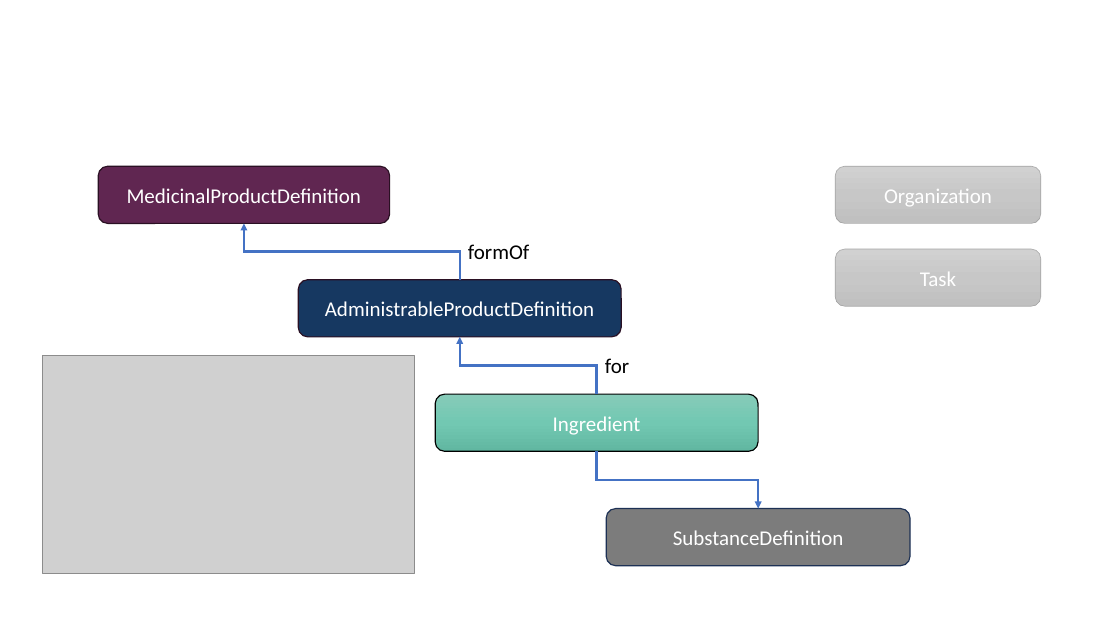
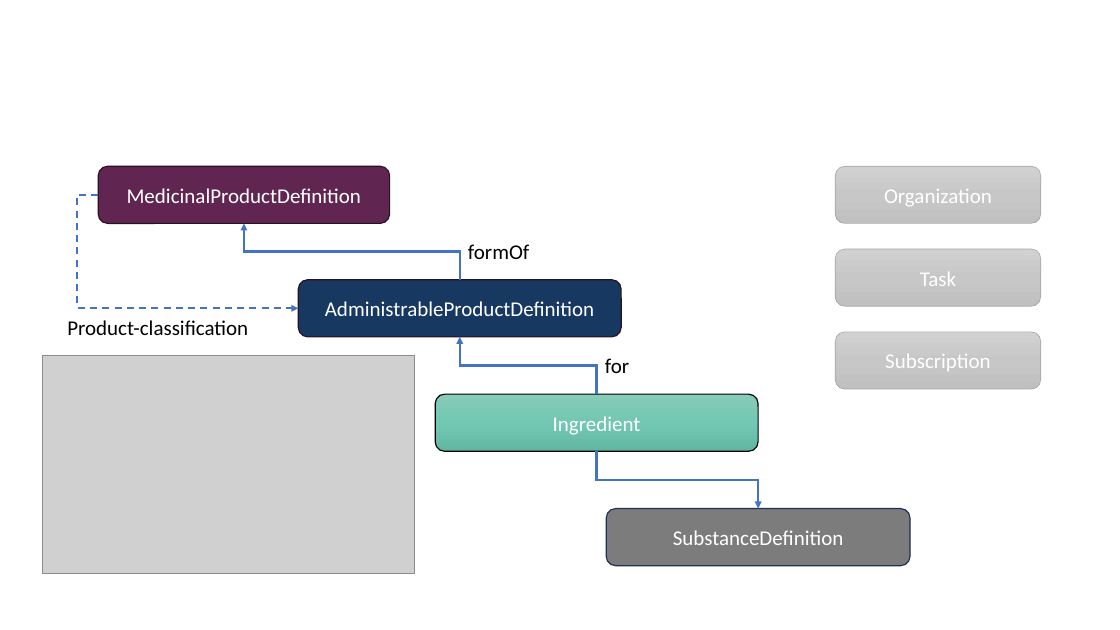
Before and after one commit to Uppsala-Monitoring-Centre/WHO-UMC-IDMP-Service, a slide deck: slide 1 of ImplementationGuideImages.pptx. Drawn at 1120x630 pixels with LibreOffice and Linux fonts; fonts in the diff are those of the drawing; grey boxes stand for pictures. Boxes give left, top, right and bottom in pixels: in the first picture for what was removed or moved away, otherwise in the second. Text is boxed around its words. In the diff, an @@ line names an element or a change of style, - is before the commit and + after.

```diff
--- a/ImplementationGuideImages.pptx
+++ b/ImplementationGuideImages.pptx
@@ elbow arrow added from (98, 195) to (298, 308), #4472C4 1.5 pt dashed @@
@@ text added at <box>67,320,248,335</box>, 18 pt, text #000000 @@
+Product-classification
@@ rounded rectangle added at <box>835,332,1041,389</box>, fill gradient #D2D2D2 to #C8C8C8 to #C0C0C0, outline #A5A5A5 0.5 pt, 18 pt, text #FFFFFF @@
+Subscription
```
Also in this commit, not shown: 1 other slide changed, 4 other files.
